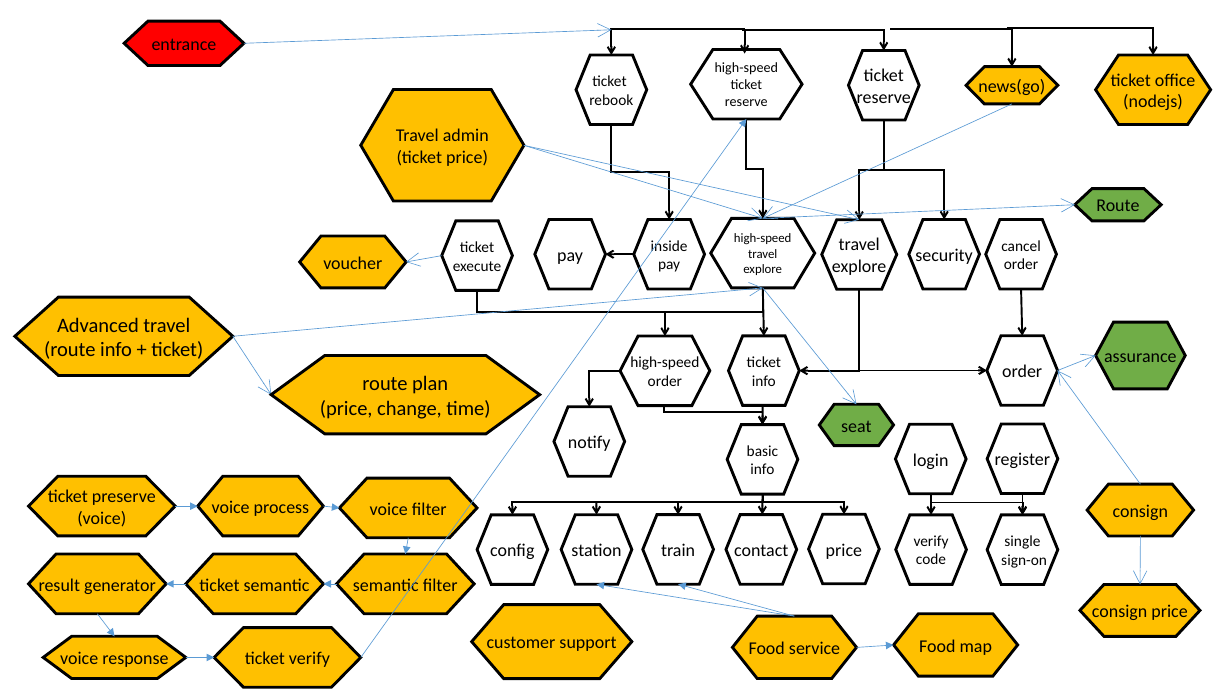
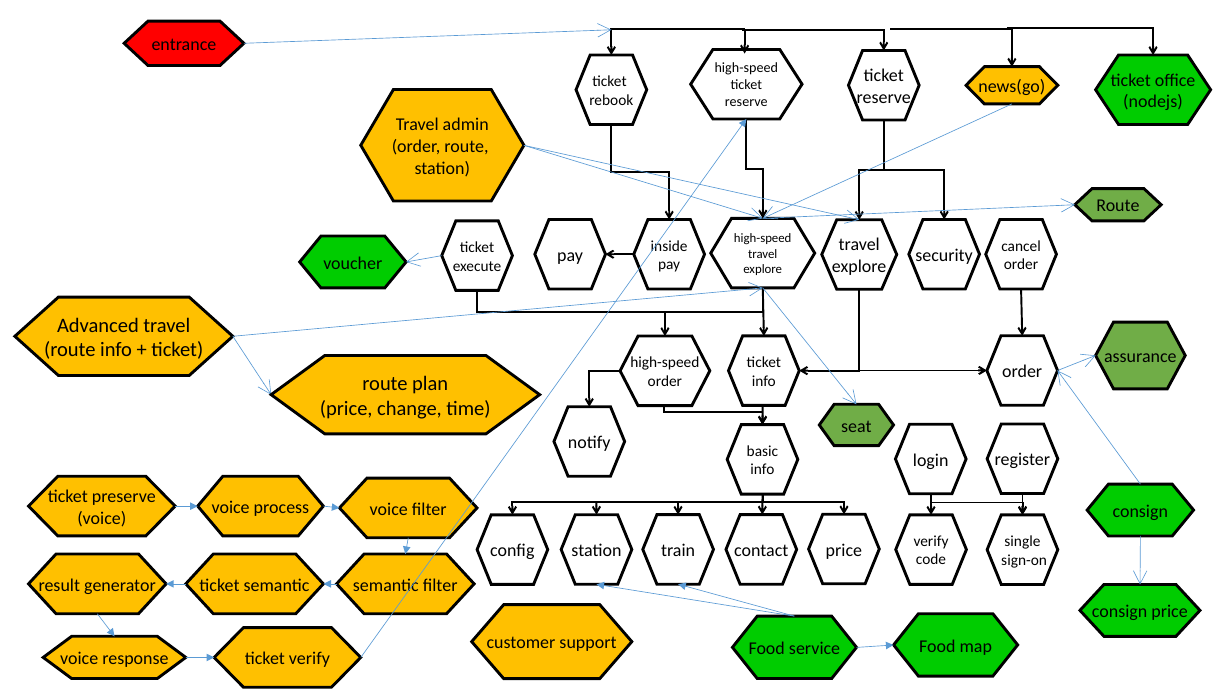
Before and after one commit to microcosmx/workspace_microservices, a slide deck: slide 2 of system_architecture.pptx. Drawn at 1232x693 pixels with LibreOffice and Linux fonts; fonts in the diff are those of the drawing. Boxes give left, top, right and bottom in pixels: in the first picture for what was removed or moved away, otherwise in the second. Text is boxed around its words. In the diff, an @@ line names an element or a change of style, - is before the commit and + after.

```diff
--- a/system_architecture.pptx
+++ b/system_architecture.pptx
@@ text in flow chart preparation at box(392, 139, 488, 177): text changed @@
-(ticket price)
+(order, route,
+station)
@@ fill #FFC000 to #00CC00 in 6 elements at box(733, 616, 857, 679), box(1096, 55, 1212, 125), box(1088, 484, 1194, 536), box(1080, 585, 1201, 637), box(299, 236, 406, 287), box(894, 614, 1018, 677) @@
```
Also in this commit, not shown: 1 other file.
